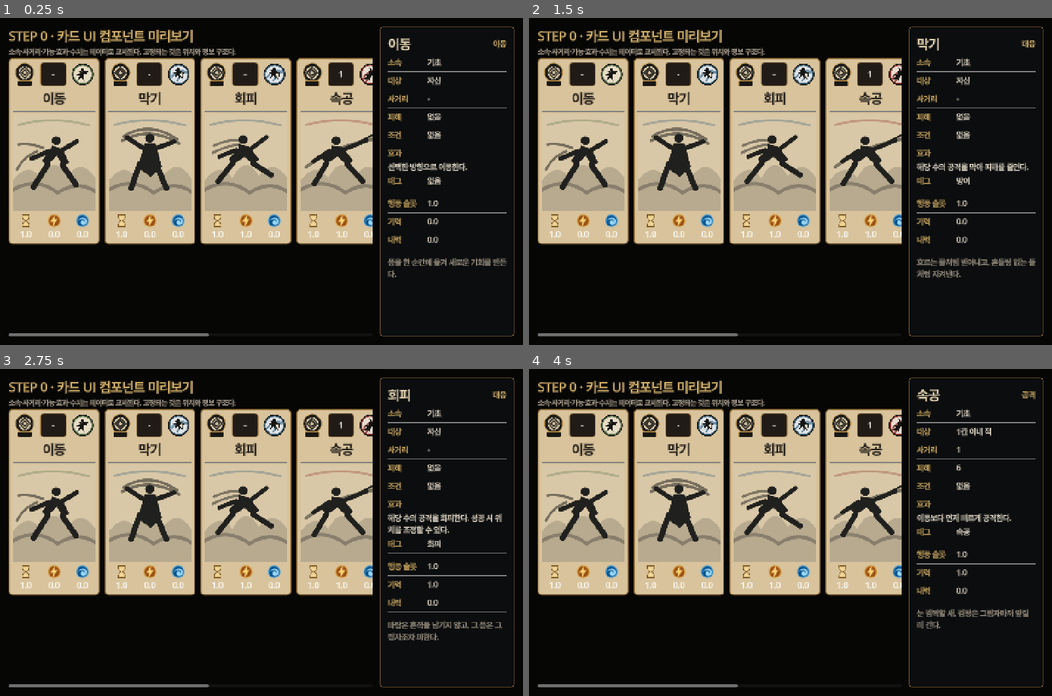
Above: before the commit, frames 1-4 (two rows, left to right).
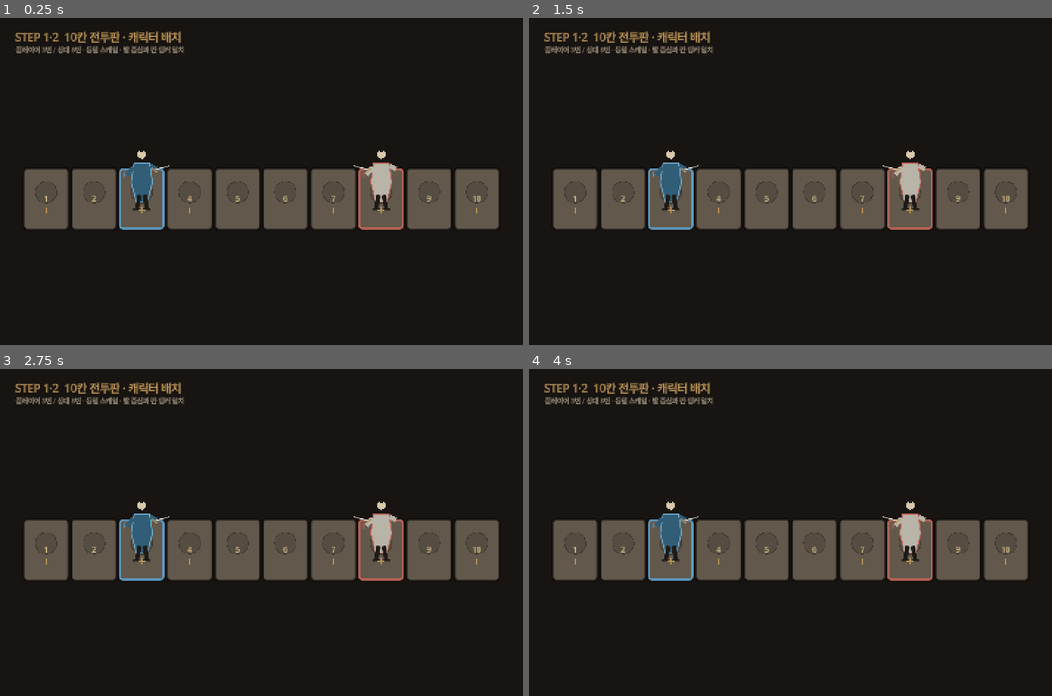
Above: after the commit, the same moments.

Repository: alsdmlals4-eng/Ten-Paces-Hidden-Moves
Game: Godot game, scene res://scenes/combat/combat_board_preview.tscn
Two runs of this game, one before a commit and one after it. Both use one fixed random seed, a clock stepped at 60 frames per second and the inputs below. Before the commit the project starts from res://scenes/ui/card_component_preview.tscn.
Inputs (mouse positions are in pixels of both pictures, inside the frame that each line leads up to):
- Up to frame 1 (0.25 s): no input
- Up to frame 2 (1.5 s): tap Enter at 0.5 s; move the mouse to (581, 152) at 0.52 s; click (581, 152) at 0.67 s; tap Space at 1.25 s; move the mouse to (680, 152) at 1.27 s; click (680, 152) at 1.42 s
- Up to frame 3 (2.75 s): tap Enter at 2 s; move the mouse to (245, 503) at 2.02 s; click (245, 503) at 2.17 s
- Up to frame 4 (4 s): tap Space at 2.75 s; move the mouse to (868, 503) at 2.77 s; click (868, 503) at 2.92 s; tap Enter at 3.5 s; move the mouse to (968, 503) at 3.52 s; click (968, 503) at 3.67 s

The runs differ from the first frame. In frame 1, 43% of the frame differs, in the area x 1-99%, y 2-98%; in frame 2, 44%; in frame 3, 44%; in frame 4, 43%.

Commit message:
feat: open STEP 1-2 combat board as main scene

Diff:
--- a/project.godot
+++ b/project.godot
@@ -10,8 +10,8 @@
 
 [application]
 
-config/name="십보강호: 카드 UI 컴포넌트"
-run/main_scene="res://scenes/ui/card_component_preview.tscn"
+config/name="십보강호: 전투 POC"
+run/main_scene="res://scenes/combat/combat_board_preview.tscn"
 config/features=PackedStringArray("4.7")
 
 [display]
